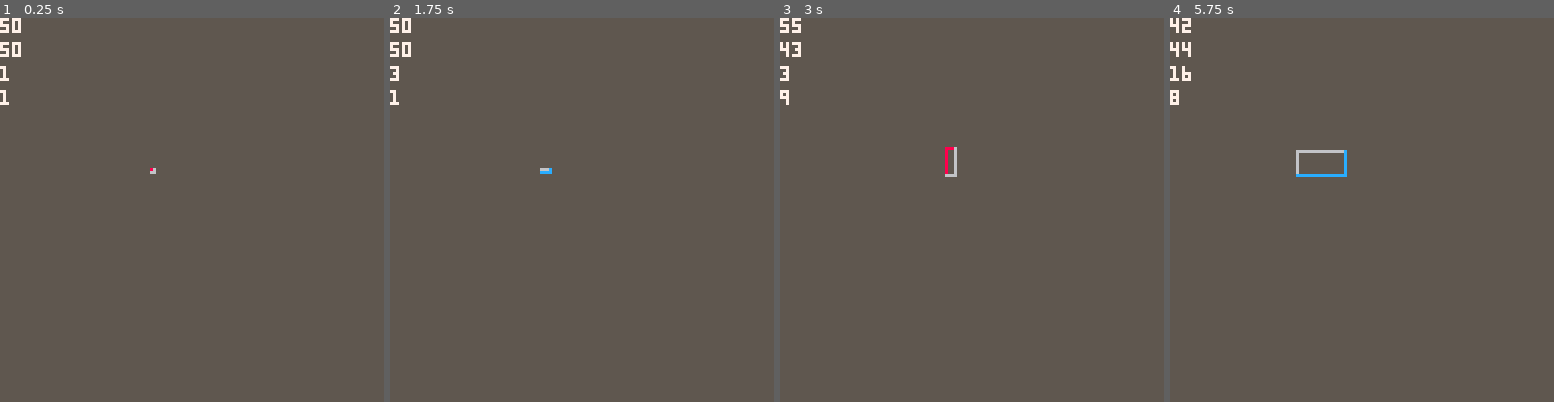
Above: before the commit, frames 1-4 (left to right).
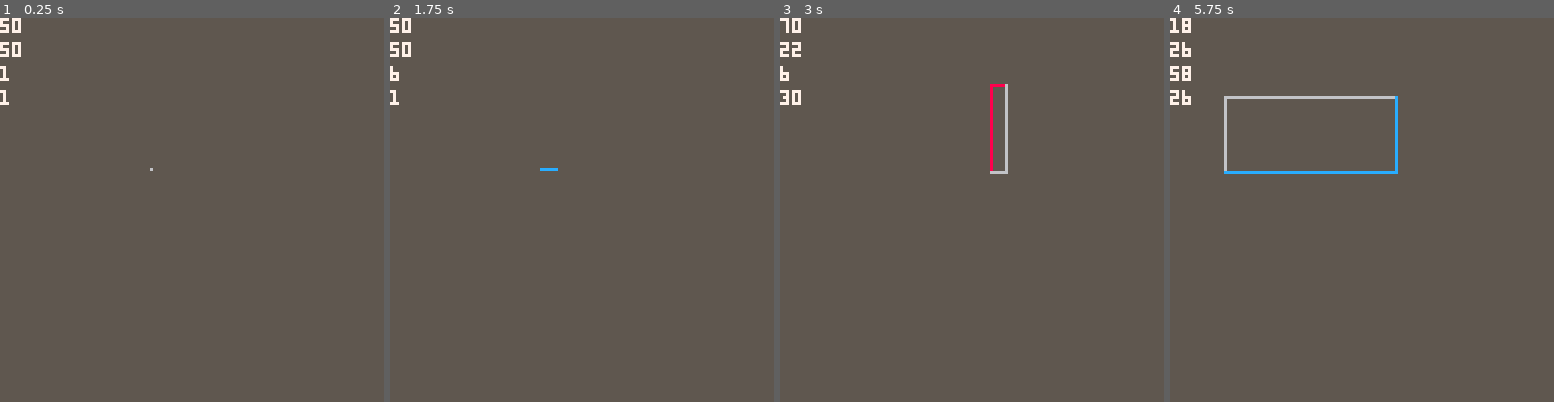
Above: after the commit, the same moments.

Repository: maxledlie/selectron-p8
Game: PICO-8 cartridge jammer.p8
The game is run twice, just before and just after one commit, with the same random seed, the same clock (stepped at 60 frames per second) and the same inputs.
Inputs:
- Up to frame 1 (0.25 s): no input
- Up to frame 2 (1.75 s): tap X (X key) at 0.33, 1.07 s; tap O (Z key) at 0.7, 1.7 s; hold Right from 1.6 s (still down)
- Up to frame 3 (3 s): tap X (X key) at 1.85, 2.97 s; release Right at 2.1 s; tap O (Z key) at 2.1, 2.5, 2.9 s; hold Up 2.15-2.42 s; hold Right from 2.47 s (still down)
- Up to frame 4 (5.75 s): release Right at 3.03 s; hold Left 3.08-3.58 s; tap O (Z key) every 0.4 s from 3.3 to 5.7 s; hold Down 3.63-3.97 s; hold Right 4.02-4.68 s; tap X (X key) at 4.08, 5.2 s; hold Up 4.73-5.03 s; hold Left 5.08-5.68 s; hold Down from 5.73 s (still down)

The runs differ from the first frame. In frame 1, less than 0.1% of the frame differs, in the area x 39-41%, y 39-41%; in frame 2, less than 0.1%; in frame 3, 0.8%; in frame 4, 1.6%, in the area x 0-60%, y 0-42%.

Commit message:
Draw dashed lines to indicate looping

Diff:
--- a/jammer.p8
+++ b/jammer.p8
@@ -11,12 +13,14 @@
 
 -- GAMEPLAY CONSTANTS
 MIN_SIZE = 2
+SPEED = 4
 
 -- GLOBAL STATE
 x = 50
 y = 50
 width = 1
 height = 1
+
 
 -- SEMANTICS
 --
@@ -29,39 +33,40 @@
     cls(5)
 
     if not btn(Z) then
-        if (btn(LEFT)) x = x - 1
-        if (btn(RIGHT) and width > MIN_SIZE) x = x + 1
-        if (btn(UP)) y = y - 1
-        if (btn(DOWN) and height > MIN_SIZE) y = y + 1
+        if (btn(LEFT)) x = x - SPEED
+        if (btn(RIGHT) and width > MIN_SIZE) x = x + SPEED
+        if (btn(UP)) y = y - SPEED
+        if (btn(DOWN) and height > MIN_SIZE) y = y + SPEED
         x = x % 128
         y = y % 128
     end
 
     if btn(Z) then
         if btn(LEFT) then
-            width = max(width - 1, MIN_SIZE)
+            width = max(width - SPEED, MIN_SIZE)
         end
+
         if btn(RIGHT) then
-            width = width + 1
+            width = width + SPEED
         end
         if btn(UP) then
-            height = max(height - 1, MIN_SIZE)
+            height = max(height - SPEED, MIN_SIZE)
         end
         if btn(DOWN) then
-            height = height + 1
+            height = height + SPEED
         end
     else
         if btn(LEFT) then
-            width = width + 1
+            width = width + SPEED
         end
         if btn(RIGHT) then
-            width = max(width - 1, MIN_SIZE)
+            width = max(width - SPEED, MIN_SIZE)
         end
         if btn(UP) then
-            height = height + 1
+            height = height + SPEED
         end
         if btn(DOWN) then
-            height = max(height - 1, MIN_SIZE)
+            height = max(height - SPEED, MIN_SIZE)
         end
     end
 
@@ -97,12 +106,35 @@
     }
 
     -- Draw the four boxlets. Any with negative dimensions should be omitted.
+    tl_color = btn(Z) and 6 or 8
+    br_color = btn(Z) and 12 or 6
     for i, box in ipairs({ a, b, c, d }) do
+        local x1 = box.x + box.width - 1
+        local y1 = box.y + box.height - 1
         if box.width > 0 and box.height > 0 then
-            line(box.x, box.y, box.x + box.width, box.y, btn(Z) and 6 or 8)
-            line(box.x, box.y, box.x, box.y + box.height, btn(Z) and 6 or 8)
-            line(box.x + box.width, box.y, box.x + box.width, box.y + box.height, btn(Z) and 12 or 6)
-            line(box.x , box.y + box.height , box.x + box.width, box.y + box.height, btn(Z) and 12 or 6)
+            if box.y ~= 0 then
+                line(box.x, box.y, x1, box.y, tl_color)
+            else
+                dashed_line_horizontal(box.x, x1, box.y, tl_color)
+            end
+
+            if box.x ~= 0 then
+                line(box.x, box.y, box.x, y1, btn(Z) and 6 or 8)
+            else
+                dashed_line_vertical(box.y, y1, box.x, tl_color)
+            end
+
+            if x1 ~= 127 then
+                line(x1, box.y, x1, y1, btn(Z) and 12 or 6)
+            else
+                dashed_line_vertical(box.y, y1, x1, tl_color)
+            end
+
+            if y1 ~= 127 then
+                line(box.x, y1, x1, y1, br_color)
+            else
+                dashed_line_horizontal(box.x, x1, y1, br_color)
+            end
         end
     end
 
@@ -112,14 +144,38 @@
     print(y, 0, 8)
     print(width, 0, 16)
     print(height, 0, 24)
+end
 
+function dashed_line_horizontal(x0, x1, y, color)
+    local DASH_SIZE = 5
+    local GAP_SIZE = 4
 
-    -- color: highlight the upper left or lower right when active. grey otherwise.
-    -- line(x, y, x + width, y, btn(Z) and 6 or 8)
-    -- line(x, y, x , y + height, btn(Z) and 6 or 8)
-    -- line(x + width, y, x + width, y + height, btn(Z) and 12 or 6)
-    -- line(x , y + height , x + width, y + height, btn(Z) and 12 or 6)
+    local pair_size = DASH_SIZE + GAP_SIZE
+    local num_pairs = flr((x1 - x0) / pair_size)
+    for i = 1, num_pairs do
+        local pair_start = x0 + (i - 1) * pair_size
+        line(pair_start, y, pair_start + DASH_SIZE - 1, y, color)
+    end
+
+    local r = (x1 - x0) % pair_size
+    line(x1 - r, y, min(x1 - r + DASH_SIZE, x1), y, color)
 end
+
+function dashed_line_vertical(y0, y1, x, color)
+    local DASH_SIZE = 5
+    local GAP_SIZE = 4
+
+    local pair_size = DASH_SIZE + GAP_SIZE
+    local num_pairs = flr((y1 - y0) / pair_size)
+    for i = 1, num_pairs do
+        local pair_start = y0 + (i - 1) * pair_size
+        line(x, pair_start, x, pair_start + DASH_SIZE - 1, color)
+    end
+
+    local r = (y1 - y0) % pair_size
+    line(x, y1 - r, x, min(y1 - r + DASH_SIZE, y1), color)
+end
+
 __gfx__
 00000000000000000000000000000000000000000000000000000000000000000000000000000000000000000000000000000000000000000000000000000000
 00000000000000000000000000000000000000000000000000000000000000000000000000000000000000000000000000000000000000000000000000000000
